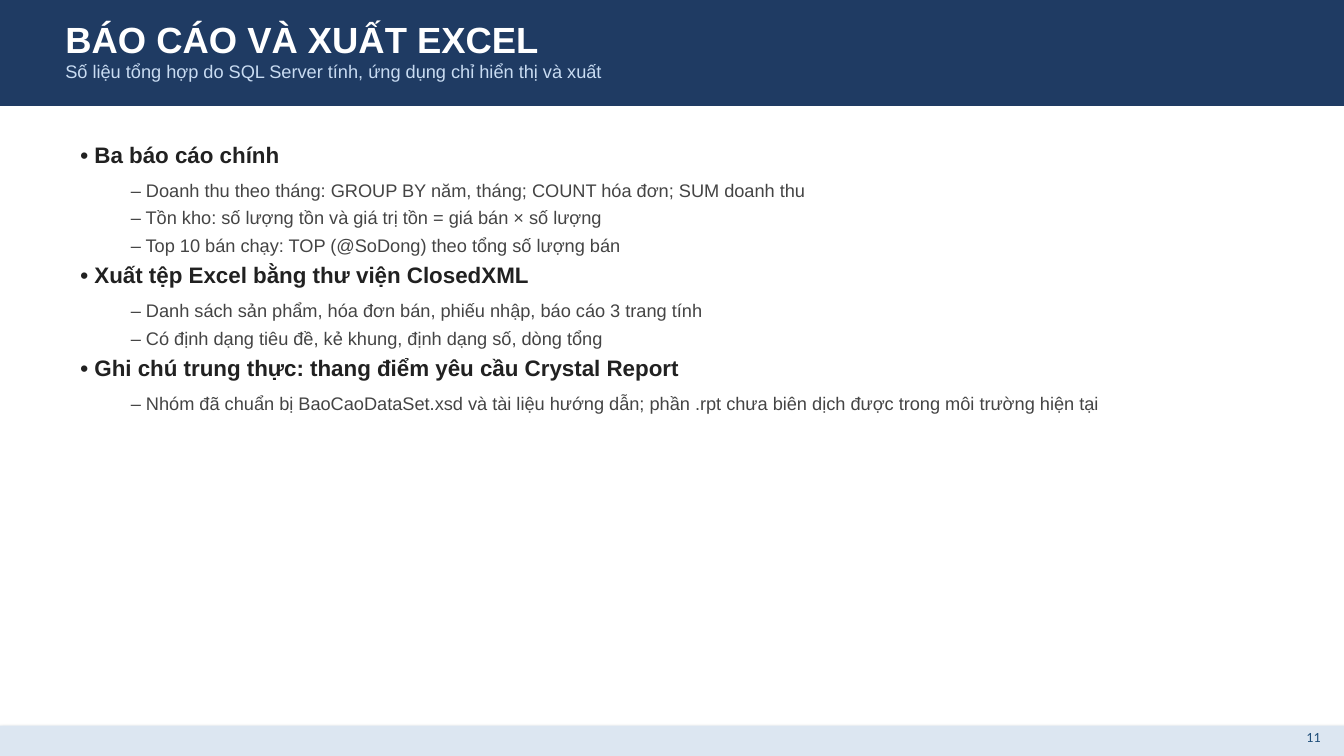
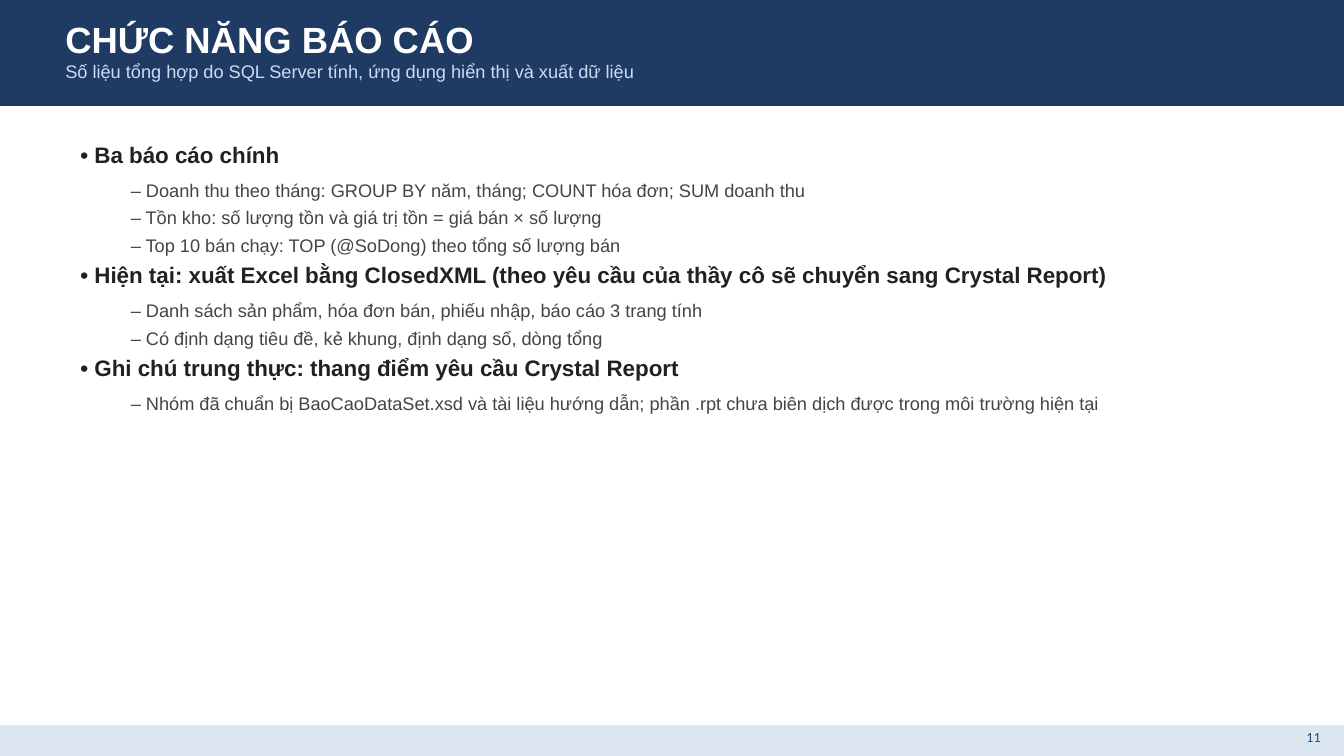
Before and after one commit to honvit157/QuanLiCuaHangDienThoai, a slide deck: slide 11 of ThuyetTrinh_BTL_QuanLyCuaHangDienThoai.pptx. Drawn at 1344x756 pixels with LibreOffice and Linux fonts; fonts in the diff are those of the drawing. Boxes give left, top, right and bottom in pixels: in the first picture for what was removed or moved away, otherwise in the second. Text is boxed around its words. In the diff, an @@ line names an element or a change of style, - is before the commit and + after.

Commit message:
Sửa slide 11: tiêu đề 'Chức năng báo cáo', ghi rõ đang xuất Excel và sẽ chuyển Crystal Report; thêm bản PDF slide để xem trên điện thoại

```diff
--- a/ThuyetTrinh_BTL_QuanLyCuaHangDienThoai.pptx
+++ b/ThuyetTrinh_BTL_QuanLyCuaHangDienThoai.pptx
@@ text at [65, 25, 634, 82]: text changed @@
-BÁO CÁO VÀ XUẤT EXCEL
-Số liệu tổng hợp do SQL Server tính, ứng dụng chỉ hiển thị và xuất
+CHỨC NĂNG BÁO CÁO
+Số liệu tổng hợp do SQL Server tính, ứng dụng hiển thị và xuất dữ liệu
@@ text at [94, 266, 1106, 288]: text changed @@
-• Xuất tệp Excel bằng thư viện ClosedXML
+• Hiện tại: xuất Excel bằng ClosedXML (theo yêu cầu của thầy cô sẽ chuyển sang Crystal Report)
```
Also in this commit, not shown: 3 other files.
